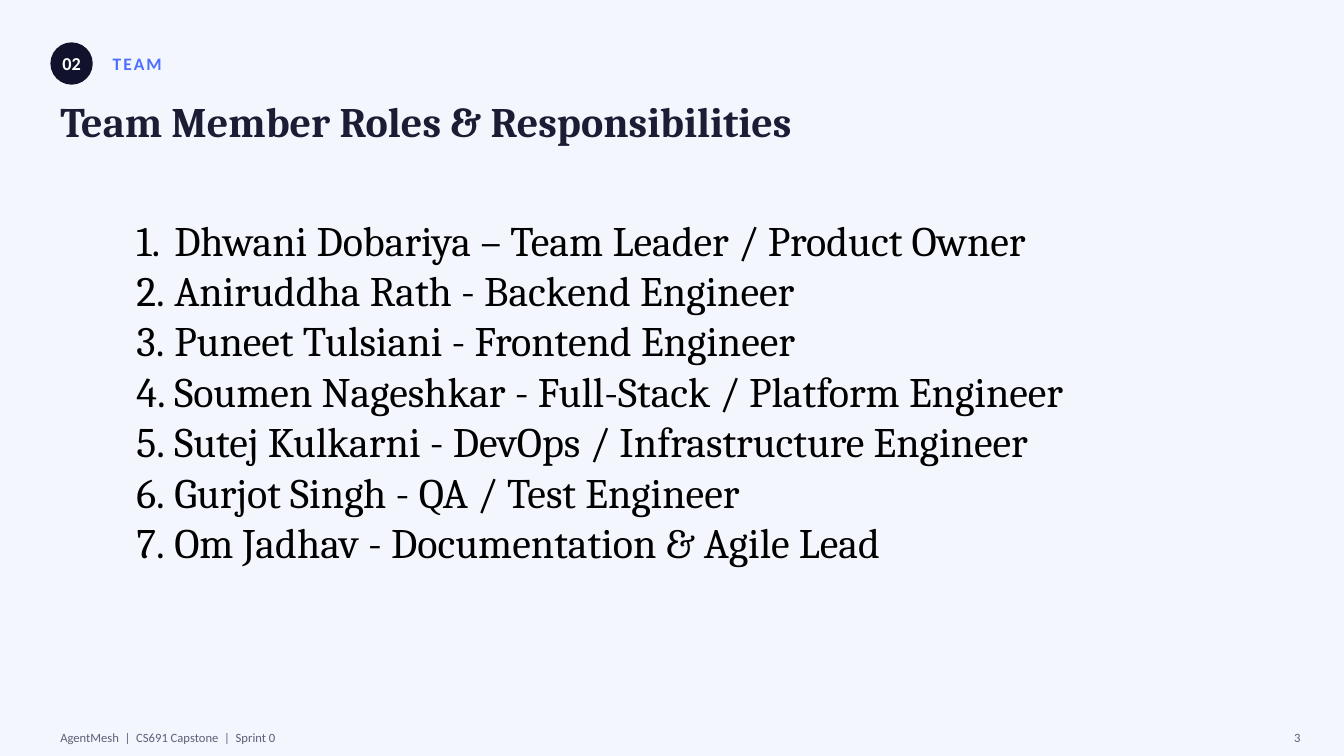
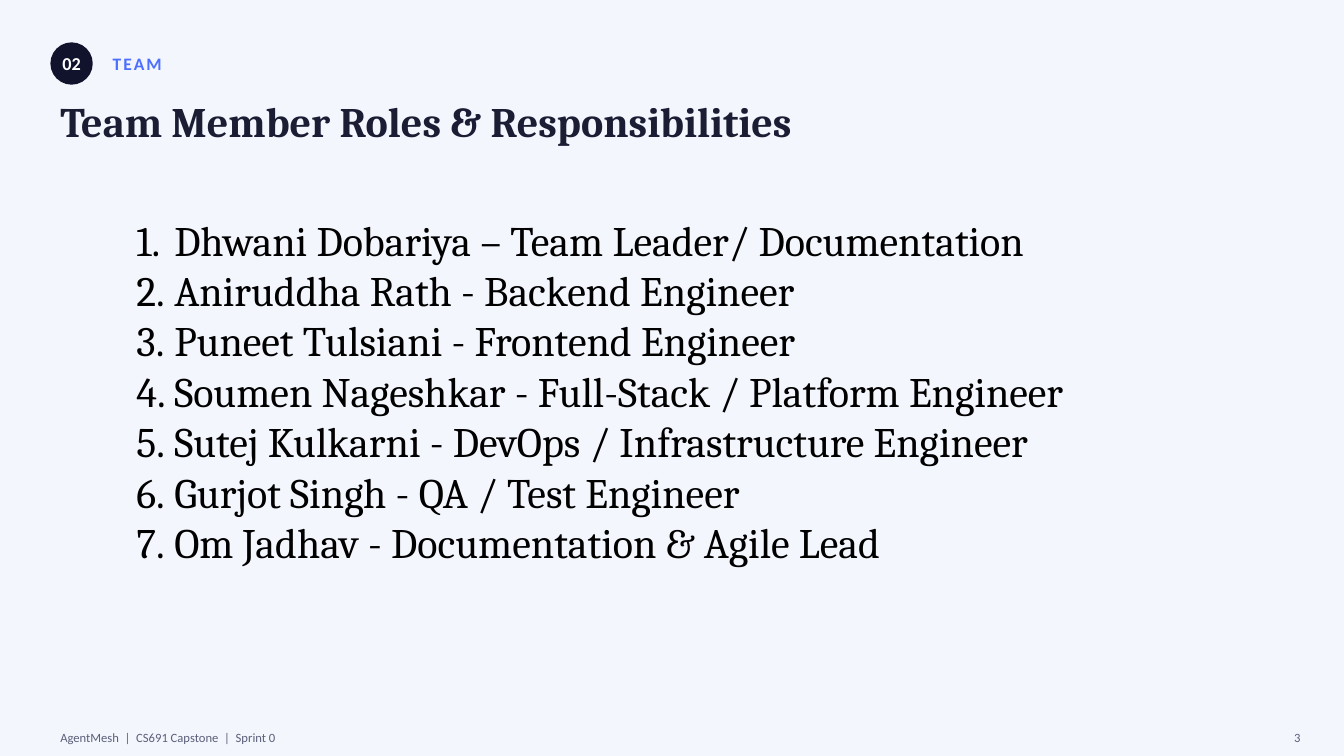
Before and after one commit to Soumen2581/Capstone-Project, a slide deck: slide 3 of docs/sprints/AgentMesh_Sprint0_Presentation.pptx. Drawn at 1344x756 pixels with LibreOffice and Linux fonts; fonts in the diff are those of the drawing. Boxes give left, top, right and bottom in pixels: in the first picture for what was removed or moved away, otherwise in the second. Text is boxed around its words. In the diff, an @@ line names an element or a change of style, - is before the commit and + after.

Commit message:
docs: upload final Sprint 0 presentation PPTX and PDF
Replace earlier slide files and point wiki Presentations links at the final deliverables.

```diff
--- a/docs/sprints/AgentMesh_Sprint0_Presentation.pptx
+++ b/docs/sprints/AgentMesh_Sprint0_Presentation.pptx
@@ text at box(174, 226, 1024, 265): text changed @@
-1. Dhwani Dobariya – Team Leader / Product Owner
+1. Dhwani Dobariya – Team Leader/ Documentation
```
Also in this commit, not shown: 4 other files.
